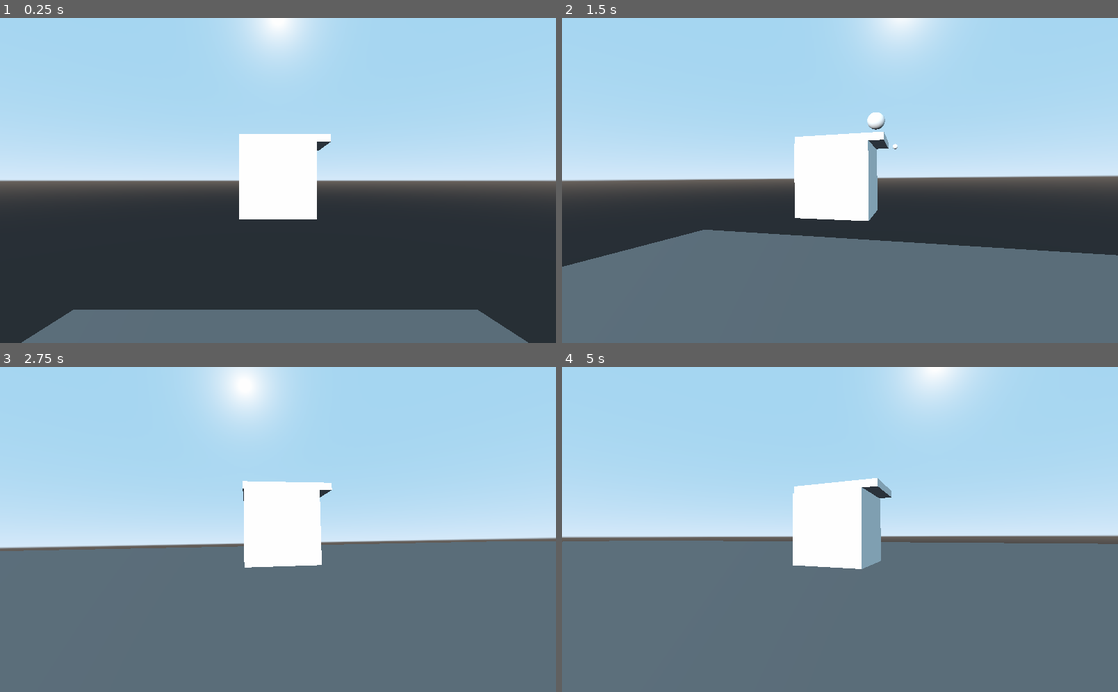
Above: before the commit, frames 1-4 (two rows, left to right).
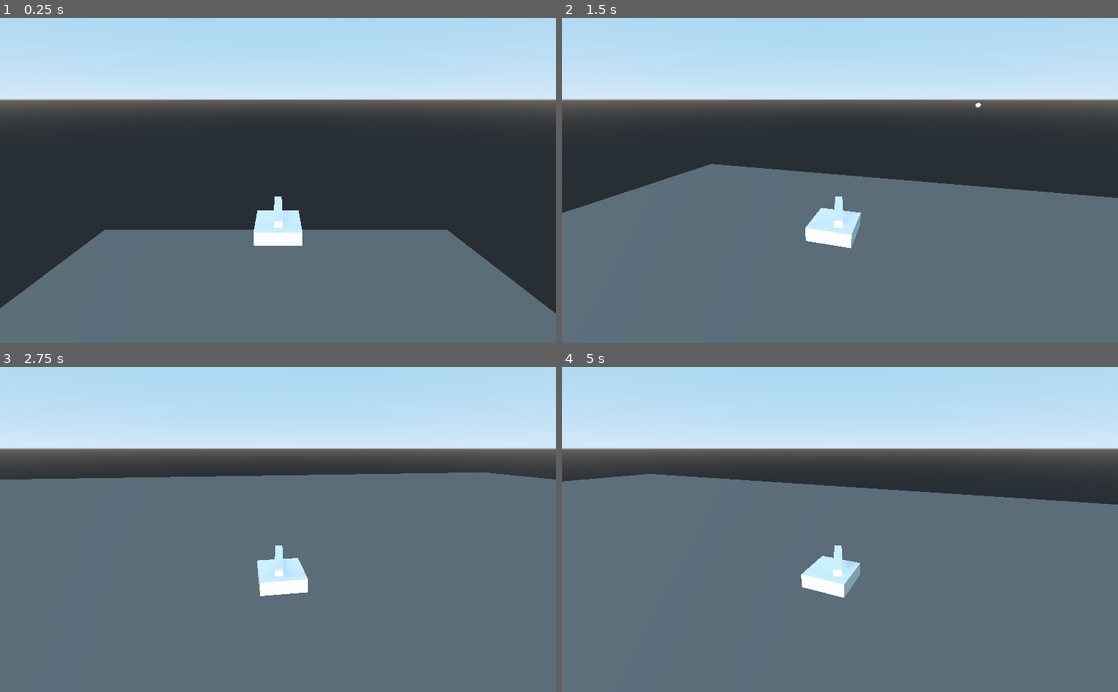
Above: after the commit, the same moments.

Repository: HelmetBugg/BioTank
Game: Godot game, scene res://Main.tscn
Two runs of this game, one before a commit and one after it. Both use one fixed random seed, a clock stepped at 60 frames per second and the inputs below.
Inputs (mouse positions are in pixels of both pictures, inside the frame that each line leads up to):
- Up to frame 1 (0.25 s): no input
- Up to frame 2 (1.5 s): move the mouse to (867, 180) at 0.52 s; hold W (forward) from 0.53 s (still down); click (867, 180) at 0.6 s; tap Space (fire, bound only before the commit) at 0.8, 1.35 s; move the mouse to (812, 180) at 1.27 s
- Up to frame 3 (2.75 s): keep holding W (forward); click (250, 529) at 1.55 s; move the mouse to (289, 523) at 2.02 s; click (289, 523) at 2.1 s; tap Space (fire, bound only before the commit) at 2.3 s
- Up to frame 4 (5 s): keep holding W (forward); tap Enter at 2.75 s; move the mouse to (834, 536) at 2.77 s; tap Space (fire, bound only before the commit) at 2.85, 3.8, 4.35 s; click (834, 536) at 3.05 s; move the mouse to (878, 532) at 3.52 s; click (878, 532) at 3.6 s; move the mouse to (795, 526) at 4.27 s; click (795, 526) at 4.55 s

The runs differ from the first frame. In frame 1, 61% of the frame differs, in the area x 0-100%, y 0-100%; in frame 2, 53%; in frame 3, 41%; in frame 4, 40%.

Commit message:
fixing tank physical description, adding shooting and rotating tank top.

Diff:
--- a/Main.gd
+++ b/Main.gd
@@ -5,11 +5,9 @@
 
 func _input(event):
 	if event is InputEventMouseMotion:
+		$Player/Pivot/TankTop.rotate_y(deg2rad(-event.relative.x*mouse_sens))
 		$Player/Cam3D.rotate_y(deg2rad(-event.relative.x*mouse_sens))
 		var changev=-event.relative.y*mouse_sens
-		if camera_anglev+changev>-50 and camera_anglev+changev<50:
-			camera_anglev+=changev
-			$Player/Cam3D.rotate_x(deg2rad(changev))
 
 func _init():
 	Input.set_mouse_mode(2);
--- a/Main.tscn
+++ b/Main.tscn
@@ -36,9 +36,10 @@
 transform = Transform( 1, 0, 0, 0, 1, 0, 0, 0, 1, 0.374476, 3.59282, 0.953744 )
 
 [node name="Cam3D" type="Position3D" parent="Player"]
+transform = Transform( 1, 0, 0, 0, 0.944147, 0.0401587, 0, -0.329526, 0.115061, 0, -0.303834, -0.454331 )
 
 [node name="Camera" type="Camera" parent="Player/Cam3D"]
-transform = Transform( 1, 0, 0, 0, 1, 0, 0, 0, 1, 0, 0, 3.48284 )
+transform = Transform( 1, 0, 0, 0, 1, 0, 0, 0, 8.20558, 0, 0.856866, 46.538 )
 
 [node name="DirectionalLight" type="DirectionalLight" parent="."]
 transform = Transform( 0.978487, 0.046086, -0.201093, 0, 0.97473, 0.223386, 0.206307, -0.218581, 0.953761, -14.8625, 10.6433, 1.01657 )
--- a/Player.gd
+++ b/Player.gd
@@ -4,9 +4,6 @@
 export var speed = 4
 export var rot_speed = 0.85
 const Bullet = preload("res://Bullet.tscn")
-#export (PackedScene) var Bullet
-
-
 var velocity = Vector3.ZERO
 
 func _physics_process(delta):
@@ -25,9 +22,11 @@
 		rotate_y(-rot_speed * delta)
 	if Input.is_action_pressed("turn_left"):
 		rotate_y(rot_speed * delta)
+	if Input.is_action_just_pressed("quit"):
+		get_tree().quit()
 	velocity.y = vy
 	if Input.is_action_just_pressed("fire"):
 		var b = Bullet.instance()
 		owner.add_child(b)
-		b.transform = $Muzzle.global_transform
+		b.transform = $Pivot/TankTop/Muzzle.global_transform
 		b.velocity = -b.transform.basis.z * b.muzzle_velocity
--- a/Player.tscn
+++ b/Player.tscn
@@ -18,20 +18,21 @@
 [node name="Pivot" type="Spatial" parent="."]
 
 [node name="Character" type="MeshInstance" parent="Pivot"]
+transform = Transform( 1, 0, 0, 0, 0.314854, 0, 0, 0, 1, 0, -0.339112, 0 )
 mesh = SubResource( 1 )
 skeleton = NodePath("../..")
 
 [node name="TankTop" type="MeshInstance" parent="Pivot"]
-transform = Transform( 1, 0, 0, 0, 1, 0, 0, 0, 1, 0.0883998, 0.555173, 0 )
+transform = Transform( 0.157524, 0, 0, 0, 1.62543, 0, 0, 0, 1.44513, 0.00276998, -0.10189, -0.319628 )
 mesh = SubResource( 3 )
 skeleton = NodePath("../..")
+
+[node name="Muzzle" type="Position3D" parent="Pivot/TankTop"]
+transform = Transform( 6.34823, 0, 0, 0, 0.615222, 0, 0, 0, 0.691979, -0.0175844, 0.00334432, -0.450128 )
 
 [node name="CollisionShape" type="CollisionShape" parent="."]
 transform = Transform( 1, 0, 0, 0, 1, 0, 0, 0, 1, 0, 0, 0.00954026 )
 shape = SubResource( 2 )
 
-[node name="Muzzle" type="Position3D" parent="."]
-transform = Transform( 1, 0, 0, 0, 1, 0, 0, 0, 1, 0, 0.267173, -0.727131 )
-
 [node name="Bullet" parent="." instance=ExtResource( 3 )]
 visible = false
--- a/project.godot
+++ b/project.godot
@@ -42,7 +42,12 @@
 }
 fire={
 "deadzone": 0.5,
-"events": [ Object(InputEventKey,"resource_local_to_scene":false,"resource_name":"","device":0,"alt":false,"shift":false,"control":false,"meta":false,"command":false,"pressed":false,"scancode":32,"physical_scancode":0,"unicode":0,"echo":false,"script":null)
+"events": [ Object(InputEventMouseButton,"resource_local_to_scene":false,"resource_name":"","device":0,"alt":false,"shift":false,"control":false,"meta":false,"command":false,"button_mask":0,"position":Vector2( 0, 0 ),"global_position":Vector2( 0, 0 ),"factor":1.0,"button_index":1,"pressed":false,"doubleclick":false,"script":null)
+ ]
+}
+quit={
+"deadzone": 0.5,
+"events": [ Object(InputEventKey,"resource_local_to_scene":false,"resource_name":"","device":0,"alt":false,"shift":false,"control":false,"meta":false,"command":false,"pressed":false,"scancode":16777217,"physical_scancode":0,"unicode":0,"echo":false,"script":null)
  ]
 }
 
